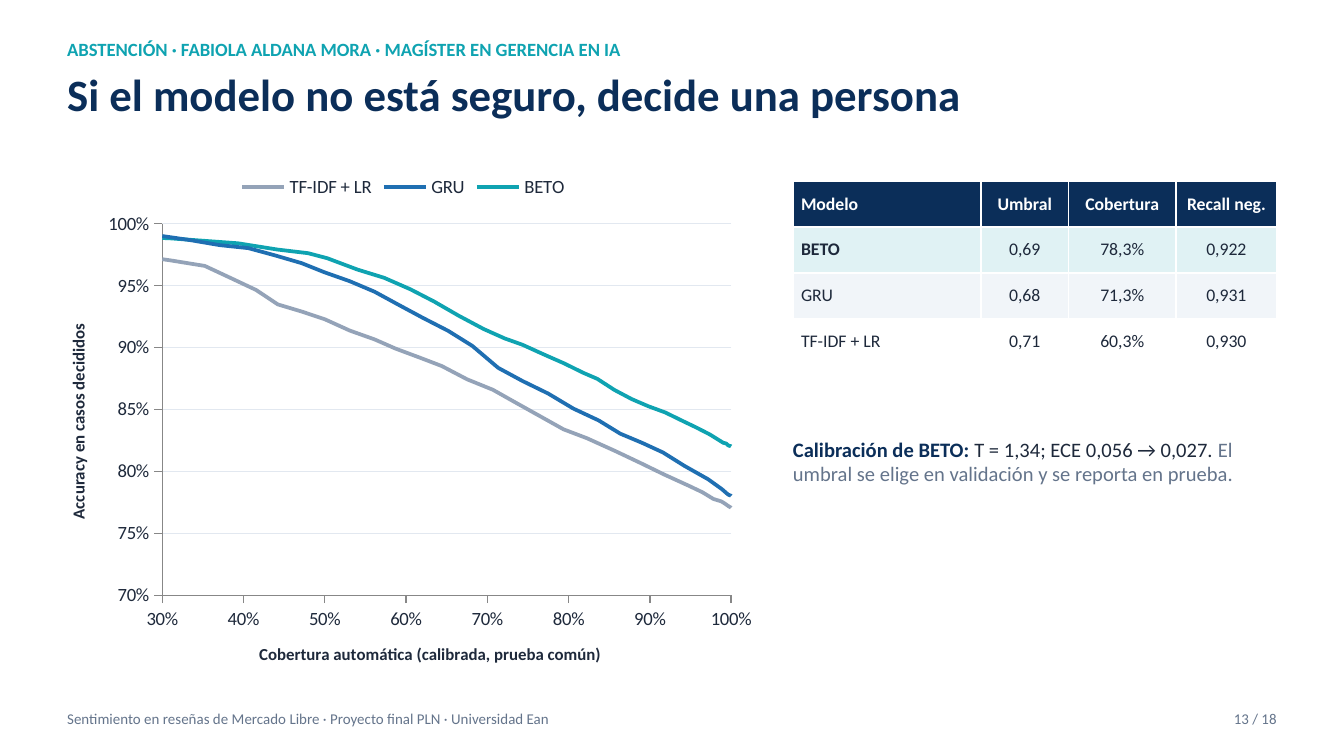
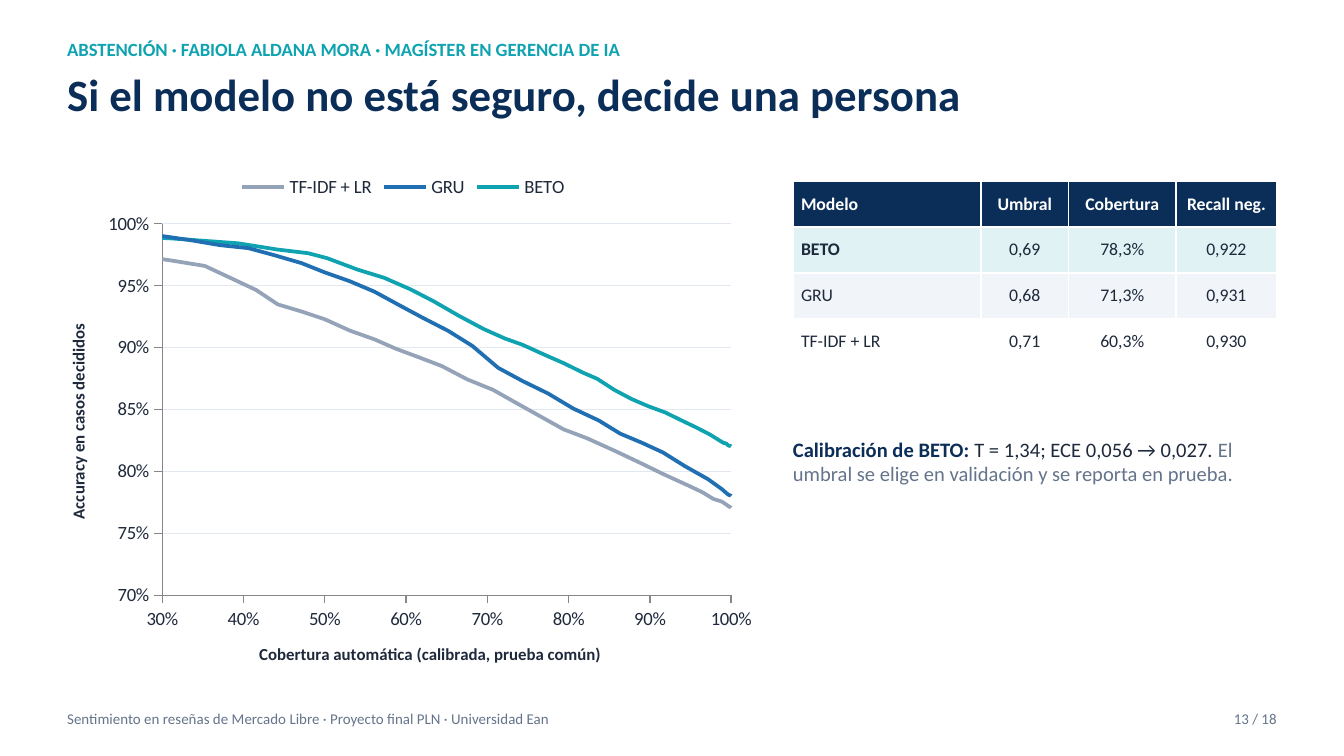
Before and after one commit to pedrogarciar13/proyecto_final_pln, a slide deck: slide 13 of docs/Presentacion_Proyecto_PLN.pptx. Drawn at 1344x756 pixels with LibreOffice and Linux fonts; fonts in the diff are those of the drawing. Boxes give left, top, right and bottom in pixels: in the first picture for what was removed or moved away, otherwise in the second. Text is boxed around its words. In the diff, an @@ line names an element or a change of style, - is before the commit and + after.

```diff
--- a/docs/Presentacion_Proyecto_PLN.pptx
+++ b/docs/Presentacion_Proyecto_PLN.pptx
@@ text at <box>67,41,620,56</box>: text changed @@
-ABSTENCIÓN · FABIOLA ALDANA MORA · MAGÍSTER EN GERENCIA EN IA
+ABSTENCIÓN · FABIOLA ALDANA MORA · MAGÍSTER EN GERENCIA DE IA
```
Also in this commit, not shown: 6 other slides changed, 12 other files.
